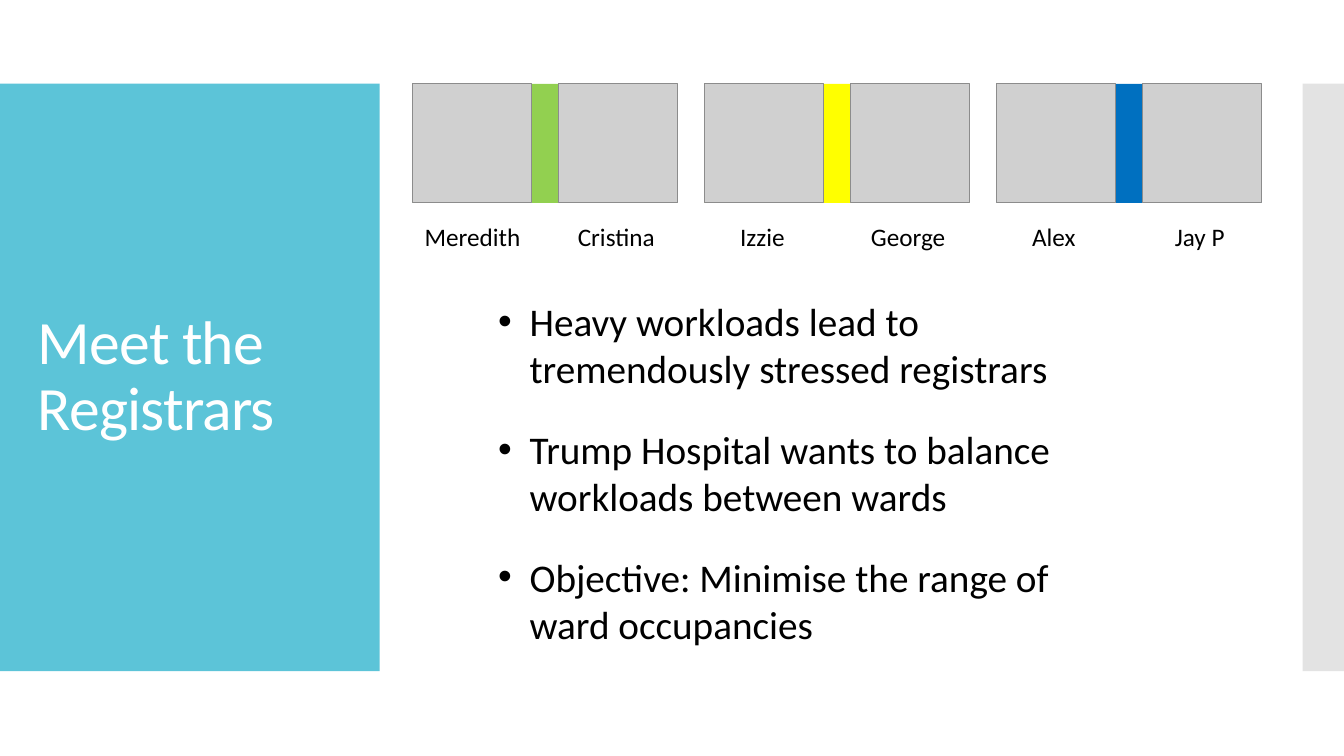
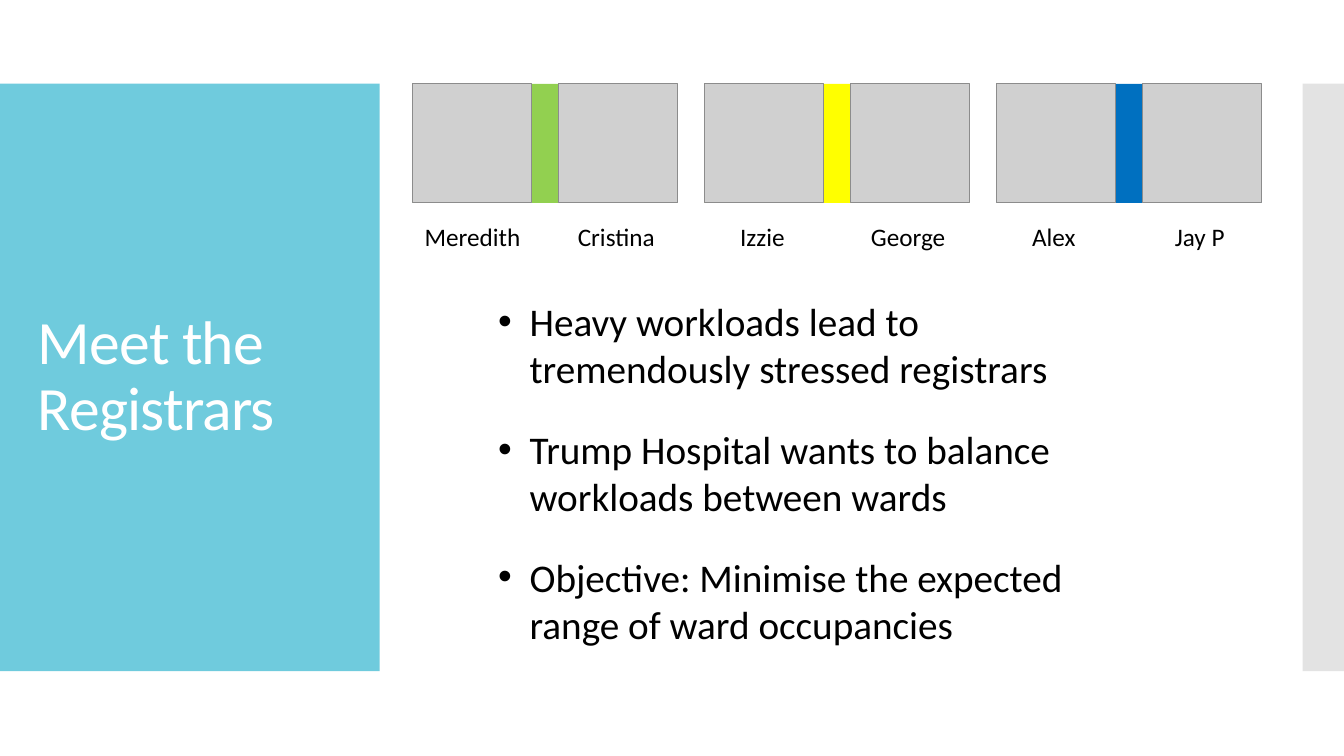
Before and after one commit to loganbwu/ENGSCI-355-Project-1, a slide deck: slide 2 of Presentation/Presentation.pptx. Drawn at 1344x756 pixels with LibreOffice and Linux fonts; fonts in the diff are those of the drawing; grey boxes stand for pictures; background and template pictures are left out. Boxes give left, top, right and bottom in pixels: in the first picture for what was removed or moved away, otherwise in the second. Text is boxed around its words. In the diff, an @@ line names an element or a change of style, - is before the commit and + after.

Commit message:
presentation

```diff
--- a/Presentation/Presentation.pptx
+++ b/Presentation/Presentation.pptx
@@ rectangle at box(0, 84, 380, 671): fill #40BAD2 at 85% opacity to #40BAD2 at 75% opacity @@
@@ text at box(530, 564, 1062, 646): text changed @@
-• Objective: Minimise the range of ward occupancies
+• Objective: Minimise the expected range of ward occupancies
```
Also in this commit, not shown: 1 other slide changed, 6 slides added, 1 slide removed, 1 other file.
